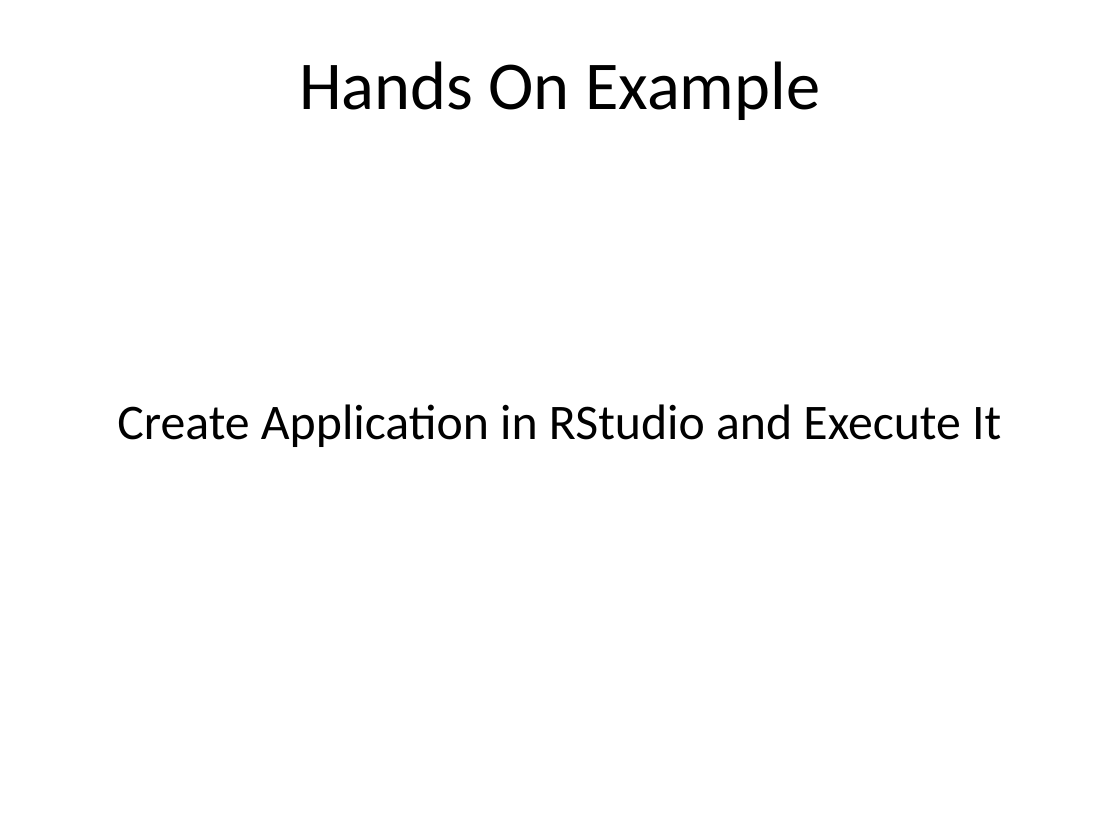
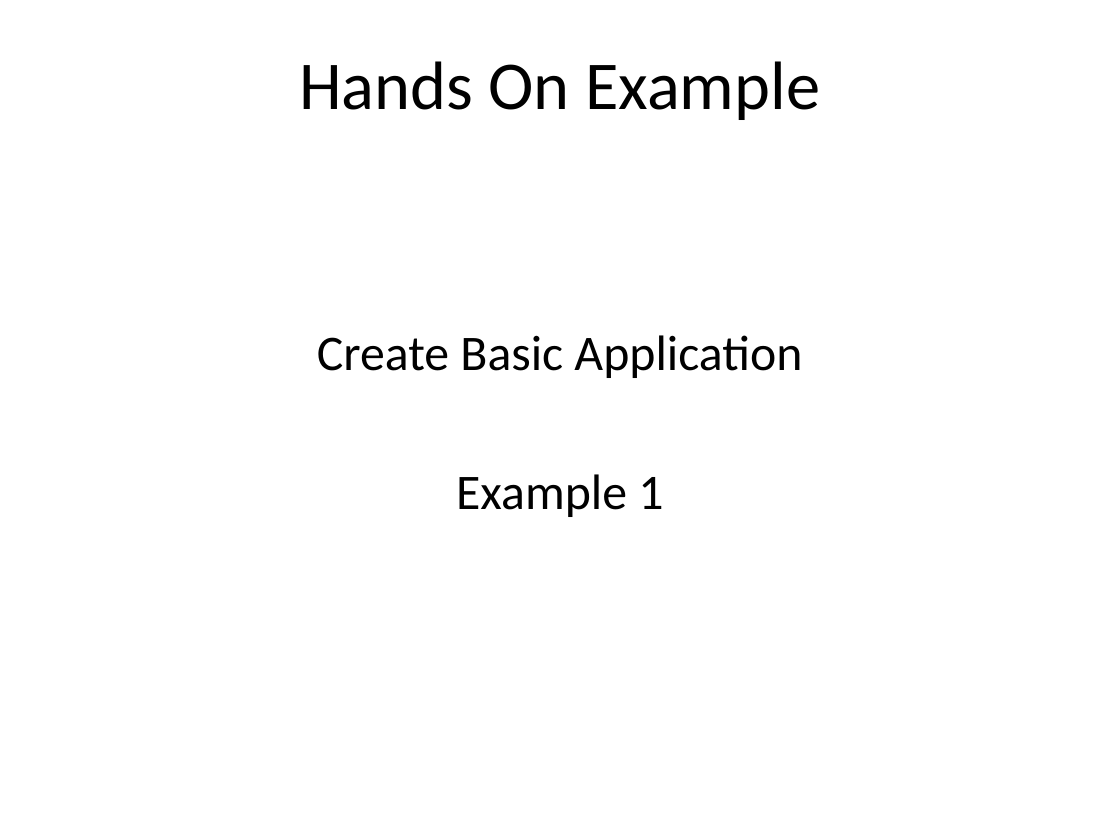
Before and after one commit to cabradbury/shiny-apps-part1, a slide deck: slide 13 of Presentation.pptx (slide 10 before the commit). Drawn at 1120x840 pixels with LibreOffice and Linux fonts; fonts in the diff are those of the drawing. Boxes give left, top, right and bottom in pixels: in the first picture for what was removed or moved away, otherwise in the second. Text is boxed around its words. In the diff, an @@ line names an element or a change of style, - is before the commit and + after.

Commit message:
Updates - Added Example 1

```diff
--- a/Presentation.pptx
+++ b/Presentation.pptx
@@ text at [317, 335, 802, 517]: text changed @@
-Create Application in RStudio and Execute It
+Create Basic Application
+Example 1
```
Also in this commit, not shown: 3 other slides changed, 3 slides added, 2 other files.
